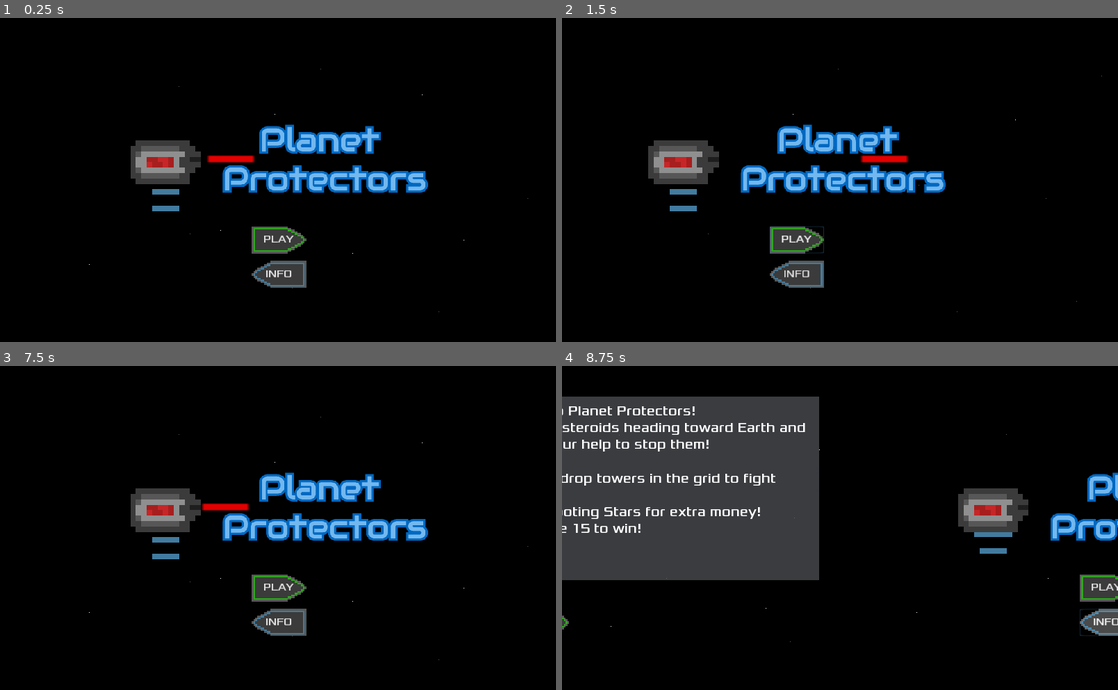
Above: before the commit, frames 1-4 (two rows, left to right).
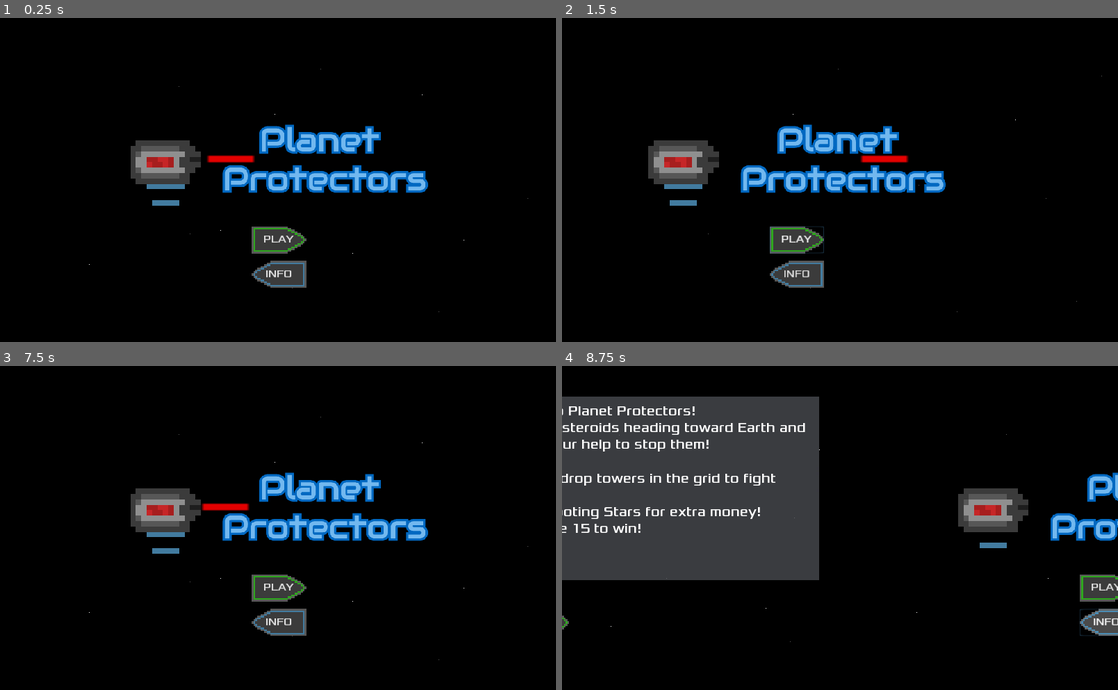
Above: after the commit, the same moments.

Repository: EthanMHolland/PlanetProtectors
Game: Godot game, scene res://src/TitleScreen.tscn
Same seed, same stepped clock (60 frames per second), same inputs: the game is played once before the commit and once after it.
Inputs (mouse positions are in pixels of both pictures, inside the frame that each line leads up to):
- Up to frame 1 (0.25 s): no input
- Up to frame 2 (1.5 s): click "PLAY" at 0.5 s; click "PLAY" at 1.25 s
- Up to frame 3 (7.5 s): click "INFO" at 2 s; move the mouse to (400, 511) at 2.77 s; tap 0 (add_funds) at 2.85 s; click (400, 511) at 2.92 s; drag from (494, 417) to (311, 518) at 3.52 s; move the mouse to (394, 417) at 4.27 s; tap = (increase_wave) at 4.35 s; click (394, 417) at 4.42 s; drag from (294, 417) to (450, 417) at 5.02 s; tap Enter at 5.75 s; drag from (127, 417) to (38, 670) at 5.77 s; click "PAUSE" at 6.5 s; click "MAIN MENU" at 7.25 s
- Up to frame 4 (8.75 s): click "INFO" at 8 s

The runs differ from the first frame. In frame 1, 0.4% of the frame differs, in the area x 26-34%, y 51-60%; in frame 2, 0.4%; in frame 3, 0.4%; in frame 4, 0.3%.

Commit message:
Change Laser Tower Health To Drain Battery

Diff:
--- a/project/src/LaserTower.gd
+++ b/project/src/LaserTower.gd
@@ -4,13 +4,8 @@
 
 const LASER := preload("Laser.tscn")
 
-var _bar_red := preload("res://assets/healthbar_red.png")
-var _bar_green := preload("res://assets/healthbar_green.png")
-var _bar_yellow := preload("res://assets/healthbar_yellow.png")
+var _shots_left : int = 15
 
-
-var _health : int = 3
-var _shots_left : int = 15
 
 func _ready():
 #shoots a laser the moment a tower is placed
@@ -18,7 +13,6 @@
 
 
 func _process(_delta):
-	_check_health()
 	_check_shots()
 
 
@@ -42,23 +36,8 @@
 #detects if the tower is hit by an asteroid
 func _on_LaserTower_area_entered(area):
 	if area.is_in_group("Asteroid"):
-		_health -= 1
+		_shots_left -= 3
 
-
-
-func _check_health():
-	if _health == 3:
-		$HealthBar.value = 3
-	elif _health == 2:
-		$HealthBar.value = 2
-		$HealthBar.texture_progress = _bar_yellow
-	elif _health == 1:
-		$HealthBar.value = 1
-		$HealthBar.texture_progress = _bar_red
-	elif _health == 0:
-		#$HealthBar.value == 0
-		emit_signal("tower_destroyed")
-		queue_free()
 
 func _check_shots():
 	if _shots_left >= 13:
--- a/project/src/LaserTower.tscn
+++ b/project/src/LaserTower.tscn
@@ -1,9 +1,8 @@
-[gd_scene load_steps=34 format=2]
+[gd_scene load_steps=33 format=2]
 
 [ext_resource path="res://assets/towers/tower_idling.png" type="Texture" id=1]
 [ext_resource path="res://src/LaserTower.gd" type="Script" id=2]
 [ext_resource path="res://assets/sounds/laser_shoot.wav" type="AudioStream" id=3]
-[ext_resource path="res://assets/healthbar_green.png" type="Texture" id=4]
 [ext_resource path="res://assets/towers/laser_tower/laser_tower_2.png" type="Texture" id=5]
 [ext_resource path="res://assets/towers/laser_tower/laser_tower_0.png" type="Texture" id=6]
 [ext_resource path="res://assets/towers/laser_tower/laser_tower_3.png" type="Texture" id=7]
@@ -36,63 +35,63 @@
 region = Rect2( 0, 16, 16, 16 )
 
 [sub_resource type="AtlasTexture" id=7]
+atlas = ExtResource( 7 )
+region = Rect2( 0, 0, 16, 16 )
+
+[sub_resource type="AtlasTexture" id=8]
+atlas = ExtResource( 7 )
+region = Rect2( 16, 0, 16, 16 )
+
+[sub_resource type="AtlasTexture" id=9]
+atlas = ExtResource( 7 )
+region = Rect2( 0, 16, 16, 16 )
+
+[sub_resource type="AtlasTexture" id=10]
+atlas = ExtResource( 9 )
+region = Rect2( 0, 0, 16, 16 )
+
+[sub_resource type="AtlasTexture" id=11]
+atlas = ExtResource( 9 )
+region = Rect2( 16, 0, 16, 16 )
+
+[sub_resource type="AtlasTexture" id=12]
+atlas = ExtResource( 9 )
+region = Rect2( 0, 16, 16, 16 )
+
+[sub_resource type="AtlasTexture" id=13]
+atlas = ExtResource( 6 )
+region = Rect2( 0, 0, 16, 16 )
+
+[sub_resource type="AtlasTexture" id=14]
+atlas = ExtResource( 6 )
+region = Rect2( 16, 0, 16, 16 )
+
+[sub_resource type="AtlasTexture" id=15]
+atlas = ExtResource( 6 )
+region = Rect2( 0, 16, 16, 16 )
+
+[sub_resource type="AtlasTexture" id=16]
+atlas = ExtResource( 10 )
+region = Rect2( 0, 0, 16, 16 )
+
+[sub_resource type="AtlasTexture" id=17]
+atlas = ExtResource( 10 )
+region = Rect2( 16, 0, 16, 16 )
+
+[sub_resource type="AtlasTexture" id=18]
+atlas = ExtResource( 10 )
+region = Rect2( 0, 16, 16, 16 )
+
+[sub_resource type="AtlasTexture" id=19]
 atlas = ExtResource( 5 )
 region = Rect2( 0, 0, 16, 16 )
 
-[sub_resource type="AtlasTexture" id=8]
+[sub_resource type="AtlasTexture" id=20]
 atlas = ExtResource( 5 )
 region = Rect2( 16, 0, 16, 16 )
 
-[sub_resource type="AtlasTexture" id=9]
+[sub_resource type="AtlasTexture" id=21]
 atlas = ExtResource( 5 )
-region = Rect2( 0, 16, 16, 16 )
-
-[sub_resource type="AtlasTexture" id=10]
-atlas = ExtResource( 6 )
-region = Rect2( 0, 0, 16, 16 )
-
-[sub_resource type="AtlasTexture" id=11]
-atlas = ExtResource( 6 )
-region = Rect2( 16, 0, 16, 16 )
-
-[sub_resource type="AtlasTexture" id=12]
-atlas = ExtResource( 6 )
-region = Rect2( 0, 16, 16, 16 )
-
-[sub_resource type="AtlasTexture" id=13]
-atlas = ExtResource( 7 )
-region = Rect2( 0, 0, 16, 16 )
-
-[sub_resource type="AtlasTexture" id=14]
-atlas = ExtResource( 7 )
-region = Rect2( 16, 0, 16, 16 )
-
-[sub_resource type="AtlasTexture" id=15]
-atlas = ExtResource( 7 )
-region = Rect2( 0, 16, 16, 16 )
-
-[sub_resource type="AtlasTexture" id=16]
-atlas = ExtResource( 9 )
-region = Rect2( 0, 0, 16, 16 )
-
-[sub_resource type="AtlasTexture" id=17]
-atlas = ExtResource( 9 )
-region = Rect2( 16, 0, 16, 16 )
-
-[sub_resource type="AtlasTexture" id=18]
-atlas = ExtResource( 9 )
-region = Rect2( 0, 16, 16, 16 )
-
-[sub_resource type="AtlasTexture" id=19]
-atlas = ExtResource( 10 )
-region = Rect2( 0, 0, 16, 16 )
-
-[sub_resource type="AtlasTexture" id=20]
-atlas = ExtResource( 10 )
-region = Rect2( 16, 0, 16, 16 )
-
-[sub_resource type="AtlasTexture" id=21]
-atlas = ExtResource( 10 )
 region = Rect2( 0, 16, 16, 16 )
 
 [sub_resource type="SpriteFrames" id=22]
@@ -109,27 +108,27 @@
 }, {
 "frames": [ SubResource( 7 ), SubResource( 8 ), SubResource( 9 ) ],
 "loop": true,
-"name": "battery2",
+"name": "battery3",
 "speed": 2.0
 }, {
 "frames": [ SubResource( 10 ), SubResource( 11 ), SubResource( 12 ) ],
 "loop": true,
-"name": "battery0",
+"name": "battery5",
 "speed": 2.0
 }, {
 "frames": [ SubResource( 13 ), SubResource( 14 ), SubResource( 15 ) ],
 "loop": true,
-"name": "battery3",
+"name": "battery0",
 "speed": 2.0
 }, {
 "frames": [ SubResource( 16 ), SubResource( 17 ), SubResource( 18 ) ],
 "loop": true,
-"name": "battery5",
+"name": "battery4",
 "speed": 2.0
 }, {
 "frames": [ SubResource( 19 ), SubResource( 20 ), SubResource( 21 ) ],
 "loop": true,
-"name": "battery4",
+"name": "battery2",
 "speed": 2.0
 } ]
 
@@ -147,6 +146,7 @@
 position = Vector2( 0, 1.59701 )
 frames = SubResource( 22 )
 animation = "battery5"
+frame = 2
 playing = true
 
 [node name="CollisionShape2D" type="CollisionShape2D" parent="."]
@@ -163,18 +163,5 @@
 [node name="LaserShootSound" type="AudioStreamPlayer2D" parent="."]
 stream = ExtResource( 3 )
 volume_db = -40.0
-
-[node name="HealthBar" type="TextureProgress" parent="."]
-margin_left = -4.97276
-margin_top = -5.98975
-margin_right = 195.027
-margin_bottom = 20.0102
-rect_scale = Vector2( 0.05, 0.05 )
-max_value = 3.0
-value = 3.0
-texture_progress = ExtResource( 4 )
-__meta__ = {
-"_edit_use_anchors_": false
-}
 [connection signal="area_entered" from="." to="." method="_on_LaserTower_area_entered"]
 [connection signal="timeout" from="ShootTimer" to="." method="_on_ShootTimer_timeout"]
--- a/project/src/ShootingStar.tscn
+++ b/project/src/ShootingStar.tscn
@@ -10,75 +10,75 @@
 
 [sub_resource type="AtlasTexture" id=2]
 atlas = ExtResource( 2 )
-region = Rect2( 32, 64, 32, 32 )
+region = Rect2( 0, 64, 32, 32 )
 
 [sub_resource type="AtlasTexture" id=3]
 atlas = ExtResource( 2 )
-region = Rect2( 64, 64, 32, 32 )
+region = Rect2( 32, 64, 32, 32 )
 
 [sub_resource type="AtlasTexture" id=4]
 atlas = ExtResource( 2 )
-region = Rect2( 0, 96, 32, 32 )
+region = Rect2( 64, 64, 32, 32 )
 
 [sub_resource type="AtlasTexture" id=5]
 atlas = ExtResource( 2 )
-region = Rect2( 32, 96, 32, 32 )
+region = Rect2( 0, 96, 32, 32 )
 
 [sub_resource type="AtlasTexture" id=6]
 atlas = ExtResource( 2 )
-region = Rect2( 0, 96, 32, 32 )
+region = Rect2( 32, 96, 32, 32 )
 
 [sub_resource type="AtlasTexture" id=7]
 atlas = ExtResource( 2 )
-region = Rect2( 64, 64, 32, 32 )
+region = Rect2( 0, 96, 32, 32 )
 
 [sub_resource type="AtlasTexture" id=8]
 atlas = ExtResource( 2 )
-region = Rect2( 32, 64, 32, 32 )
+region = Rect2( 64, 64, 32, 32 )
 
 [sub_resource type="AtlasTexture" id=9]
 atlas = ExtResource( 2 )
-region = Rect2( 0, 64, 32, 32 )
+region = Rect2( 32, 64, 32, 32 )
 
 [sub_resource type="AtlasTexture" id=10]
 atlas = ExtResource( 2 )
-region = Rect2( 64, 32, 32, 32 )
+region = Rect2( 0, 64, 32, 32 )
 
 [sub_resource type="AtlasTexture" id=11]
 atlas = ExtResource( 2 )
-region = Rect2( 32, 32, 32, 32 )
+region = Rect2( 64, 32, 32, 32 )
 
 [sub_resource type="AtlasTexture" id=12]
 atlas = ExtResource( 2 )
-region = Rect2( 0, 32, 32, 32 )
+region = Rect2( 32, 32, 32, 32 )
 
 [sub_resource type="AtlasTexture" id=13]
 atlas = ExtResource( 2 )
-region = Rect2( 64, 0, 32, 32 )
+region = Rect2( 0, 32, 32, 32 )
 
 [sub_resource type="AtlasTexture" id=14]
 atlas = ExtResource( 2 )
-region = Rect2( 32, 0, 32, 32 )
+region = Rect2( 64, 0, 32, 32 )
 
 [sub_resource type="AtlasTexture" id=15]
 atlas = ExtResource( 2 )
-region = Rect2( 64, 96, 32, 32 )
+region = Rect2( 32, 0, 32, 32 )
 
 [sub_resource type="AtlasTexture" id=16]
 atlas = ExtResource( 2 )
-region = Rect2( 0, 64, 32, 32 )
+region = Rect2( 64, 96, 32, 32 )
 
 [sub_resource type="SpriteFrames" id=17]
 animations = [ {
-"frames": [ SubResource( 1 ), SubResource( 2 ), SubResource( 3 ), SubResource( 4 ), SubResource( 5 ), SubResource( 6 ), SubResource( 7 ), SubResource( 8 ), SubResource( 9 ), SubResource( 10 ), SubResource( 11 ), SubResource( 12 ), SubResource( 13 ), SubResource( 14 ), SubResource( 15 ) ],
+"frames": [ SubResource( 1 ) ],
+"loop": true,
+"name": "default",
+"speed": 5.0
+}, {
+"frames": [ SubResource( 2 ), SubResource( 3 ), SubResource( 4 ), SubResource( 5 ), SubResource( 6 ), SubResource( 7 ), SubResource( 8 ), SubResource( 9 ), SubResource( 10 ), SubResource( 11 ), SubResource( 12 ), SubResource( 13 ), SubResource( 14 ), SubResource( 15 ), SubResource( 16 ) ],
 "loop": true,
 "name": "twinkle",
 "speed": 10.0
-}, {
-"frames": [ SubResource( 16 ) ],
-"loop": true,
-"name": "default",
-"speed": 5.0
 } ]
 
 [sub_resource type="RectangleShape2D" id=18]
--- a/project/src/ShotgunTower.tscn
+++ b/project/src/ShotgunTower.tscn
@@ -23,63 +23,63 @@
 region = Rect2( 0, 16, 16, 16 )
 
 [sub_resource type="AtlasTexture" id=4]
+atlas = ExtResource( 5 )
+region = Rect2( 0, 0, 16, 16 )
+
+[sub_resource type="AtlasTexture" id=5]
+atlas = ExtResource( 5 )
+region = Rect2( 16, 0, 16, 16 )
+
+[sub_resource type="AtlasTexture" id=6]
+atlas = ExtResource( 5 )
+region = Rect2( 0, 16, 16, 16 )
+
+[sub_resource type="AtlasTexture" id=7]
+atlas = ExtResource( 7 )
+region = Rect2( 0, 0, 16, 16 )
+
+[sub_resource type="AtlasTexture" id=8]
+atlas = ExtResource( 7 )
+region = Rect2( 16, 0, 16, 16 )
+
+[sub_resource type="AtlasTexture" id=9]
+atlas = ExtResource( 7 )
+region = Rect2( 0, 16, 16, 16 )
+
+[sub_resource type="AtlasTexture" id=10]
+atlas = ExtResource( 9 )
+region = Rect2( 0, 0, 16, 16 )
+
+[sub_resource type="AtlasTexture" id=11]
+atlas = ExtResource( 9 )
+region = Rect2( 16, 0, 16, 16 )
+
+[sub_resource type="AtlasTexture" id=12]
+atlas = ExtResource( 9 )
+region = Rect2( 0, 16, 16, 16 )
+
+[sub_resource type="AtlasTexture" id=13]
+atlas = ExtResource( 8 )
+region = Rect2( 0, 0, 16, 16 )
+
+[sub_resource type="AtlasTexture" id=14]
+atlas = ExtResource( 8 )
+region = Rect2( 16, 0, 16, 16 )
+
+[sub_resource type="AtlasTexture" id=15]
+atlas = ExtResource( 8 )
+region = Rect2( 0, 16, 16, 16 )
+
+[sub_resource type="AtlasTexture" id=16]
 atlas = ExtResource( 6 )
 region = Rect2( 0, 0, 16, 16 )
 
-[sub_resource type="AtlasTexture" id=5]
+[sub_resource type="AtlasTexture" id=17]
 atlas = ExtResource( 6 )
 region = Rect2( 16, 0, 16, 16 )
 
-[sub_resource type="AtlasTexture" id=6]
+[sub_resource type="AtlasTexture" id=18]
 atlas = ExtResource( 6 )
-region = Rect2( 0, 16, 16, 16 )
-
-[sub_resource type="AtlasTexture" id=7]
-atlas = ExtResource( 9 )
-region = Rect2( 0, 0, 16, 16 )
-
-[sub_resource type="AtlasTexture" id=8]
-atlas = ExtResource( 9 )
-region = Rect2( 16, 0, 16, 16 )
-
-[sub_resource type="AtlasTexture" id=9]
-atlas = ExtResource( 9 )
-region = Rect2( 0, 16, 16, 16 )
-
-[sub_resource type="AtlasTexture" id=10]
-atlas = ExtResource( 5 )
-region = Rect2( 0, 0, 16, 16 )
-
-[sub_resource type="AtlasTexture" id=11]
-atlas = ExtResource( 5 )
-region = Rect2( 16, 0, 16, 16 )
-
-[sub_resource type="AtlasTexture" id=12]
-atlas = ExtResource( 5 )
-region = Rect2( 0, 16, 16, 16 )
-
-[sub_resource type="AtlasTexture" id=13]
-atlas = ExtResource( 7 )
-region = Rect2( 0, 0, 16, 16 )
-
-[sub_resource type="AtlasTexture" id=14]
-atlas = ExtResource( 7 )
-region = Rect2( 16, 0, 16, 16 )
-
-[sub_resource type="AtlasTexture" id=15]
-atlas = ExtResource( 7 )
-region = Rect2( 0, 16, 16, 16 )
-
-[sub_resource type="AtlasTexture" id=16]
-atlas = ExtResource( 8 )
-region = Rect2( 0, 0, 16, 16 )
-
-[sub_resource type="AtlasTexture" id=17]
-atlas = ExtResource( 8 )
-region = Rect2( 16, 0, 16, 16 )
-
-[sub_resource type="AtlasTexture" id=18]
-atlas = ExtResource( 8 )
 region = Rect2( 0, 16, 16, 16 )
 
 [sub_resource type="SpriteFrames" id=19]
@@ -91,27 +91,27 @@
 }, {
 "frames": [ SubResource( 4 ), SubResource( 5 ), SubResource( 6 ) ],
 "loop": true,
-"name": "battery2",
+"name": "battery3",
 "speed": 5.0
 }, {
 "frames": [ SubResource( 7 ), SubResource( 8 ), SubResource( 9 ) ],
 "loop": true,
-"name": "battery0",
+"name": "battery5",
 "speed": 5.0
 }, {
 "frames": [ SubResource( 10 ), SubResource( 11 ), SubResource( 12 ) ],
 "loop": true,
-"name": "battery3",
+"name": "battery0",
 "speed": 5.0
 }, {
 "frames": [ SubResource( 13 ), SubResource( 14 ), SubResource( 15 ) ],
 "loop": true,
-"name": "battery5",
+"name": "battery4",
 "speed": 5.0
 }, {
 "frames": [ SubResource( 16 ), SubResource( 17 ), SubResource( 18 ) ],
 "loop": true,
-"name": "battery4",
+"name": "battery2",
 "speed": 5.0
 } ]
 
--- a/project/src/TitleScreen.gd
+++ b/project/src/TitleScreen.gd
@@ -6,7 +6,6 @@
 var alt_speed := 4
 
 func _ready():
-	$LaserTower/HealthBar.hide()
 	$LaserTower._shots_left = 9999999999
 	$Camera2D.position = Vector2(0, 0)
 
